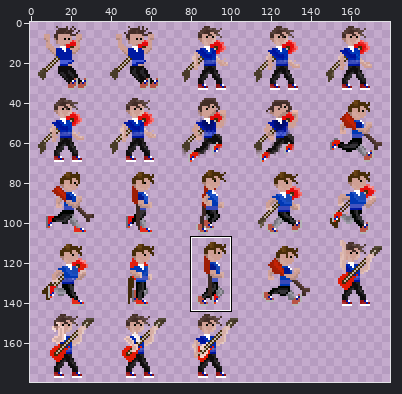
A sprite sheet gets an edit: app/Assets/Sprites/Characters/spritesheet_fenris.png. Above, an overview of the earlier version with the close-up marked.
Close-up. First the earlier version:
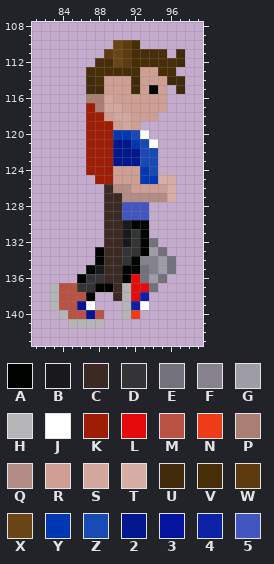
The file is 180x180 pixels. Pixels under 10% opacity are left out. Colours within 5 levels of each other are drawn and written as one. Shown: x 81..99, y 108..143. The commit also changed other parts of the picture, which this record leaves out.
Palette (. is transparent): A #000400  B #19181a  C #3b2924  D #343336  E #73717b  F #85828e  G #9e9ca7  H #b5b4b6  J #ffffff  K #9d1d05  L #e50b0b  M #b85344  N #ee3c18  P #a97f75  Q #b48d86  R #cf9f94  S #d3a79d  T #d6aea5  U #412a09  V #482d09  W #5d3b0f  X #6a4515  Y #0038b4  Z #1849b4  2 #00178e  3 #06139c  4 #0d21a7  5 #4355c0
After the commit:
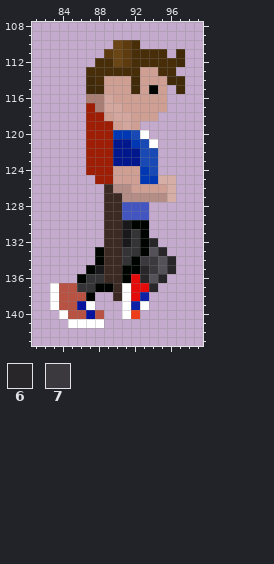
Colours new in this view: 6 #282629  7 #3b393e
Difference:
colour G: #9e9ca7 -> #545158
y 132: x 94 E -> 6
y 133: x 95 E -> 6
y 134: x 93..94 FF -> 77; x 96 E -> 6
y 135: x 93..94 EF -> 67; x 96 E -> 6
y 136: x 93 E -> 6; x 95 E -> 6
y 137: x 83 H -> J; x 91 H -> J; x 94 E -> 6
y 138..139: x 83 H -> J; x 91 H -> J
y 140: x 84 H -> J; x 91 H -> J
y 141: x 85..88 HHHH -> JJJJ
Changed places in both close-ups, as pixel boxes (x1, y1, x2, y2):
changed: (50, 238, 176, 328)
